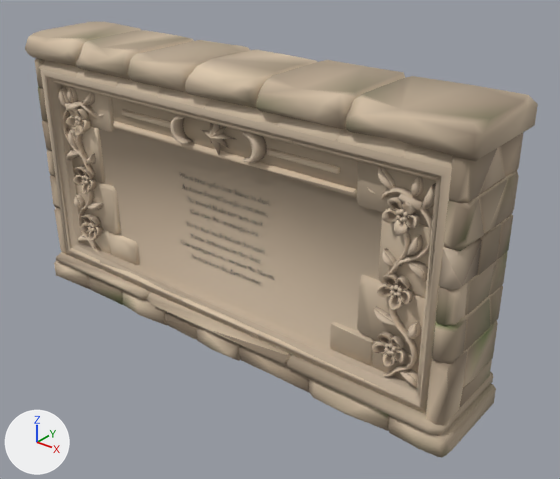
The glTF model world/assets/models/inscriptions/site3-wall-live.glb: old version first, new version second.
Both versions are drawn from a camera (50 mm lens) standing at (3.01, -3.39, 2.85) and looking at (0.24, 0.07, 0.71). The axes (+X, +Y, +Z) are drawn at lower left. The lights are the same throughout. The first picture is the older version. Vertices at exactly the same position are counted once.

Names of what the first picture shows: 'Monument_site3'.
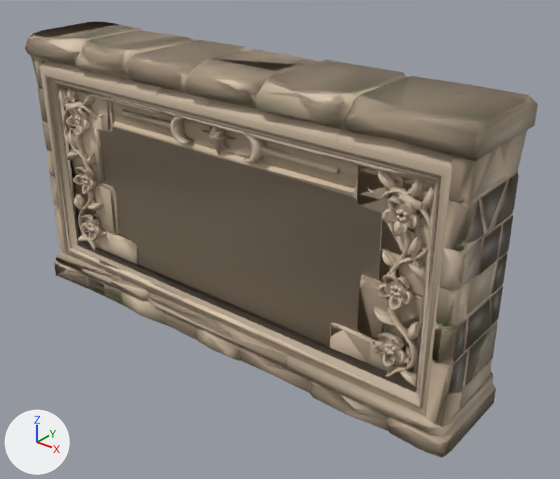
Where the change shows, as pixel boxes (x1, y1, x2, y2) in the pictures (560 x 479 px):
'lod_near', added (brown)
    after: (30, 47, 518, 445)
'lod_far', added
    after: (31, 29, 527, 436)
part 1 of me_monument_site3_mesh, deleted
    before: (180, 172, 274, 283)
part 2 of me_monument_site3_mesh, recoloured (beige to brown)
    both: (25, 22, 538, 458)

The change, as a diff of the scene's bpy script:
```diff
--- a/world/assets/models/inscriptions/site3-wall-live.glb.py
+++ b/world/assets/models/inscriptions/site3-wall-live.glb.py
@@ mat_defaultmaterial @@
+mat_defaultmaterial = bpy.data.materials.new('DefaultMaterial')
+mat_defaultmaterial.use_nodes = True; mat_defaultmaterial.node_tree.nodes.clear()
+_N = mat_defaultmaterial.node_tree.nodes; _L = mat_defaultmaterial.node_tree.links
+n0 = _N.new('ShaderNodeOutputMaterial'); n0.name = 'Material Output'
+n1 = _N.new('ShaderNodeBsdfPrincipled'); n1.name = 'Principled BSDF'
+n2 = _N.new('ShaderNodeVertexColor'); n2.name = 'Color Attribute'
+_L.new(n1.outputs[0], n0.inputs[0])  # 'BSDF' to 'Surface'
+_L.new(n2.outputs[0], n1.inputs[0])  # 'Color' to 'Base Color'
@@ mat_defaultmaterial_002 @@
+mat_defaultmaterial_002 = bpy.data.materials.new('DefaultMaterial.002')
+mat_defaultmaterial_002.use_nodes = True; mat_defaultmaterial_002.node_tree.nodes.clear()
+_N = mat_defaultmaterial_002.node_tree.nodes; _L = mat_defaultmaterial_002.node_tree.links
+n0 = _N.new('ShaderNodeOutputMaterial'); n0.name = 'Material Output'
+n1 = _N.new('ShaderNodeBsdfPrincipled'); n1.name = 'Principled BSDF'
+n2 = _N.new('ShaderNodeVertexColor'); n2.name = 'Color Attribute'
+_L.new(n1.outputs[0], n0.inputs[0])  # 'BSDF' to 'Surface'
+_L.new(n2.outputs[0], n1.inputs[0])  # 'Color' to 'Base Color'
@@ mat_defaultmaterial_001 @@
+mat_defaultmaterial_001 = bpy.data.materials.new('DefaultMaterial.001')
+mat_defaultmaterial_001.use_nodes = True; mat_defaultmaterial_001.node_tree.nodes.clear()
+_N = mat_defaultmaterial_001.node_tree.nodes; _L = mat_defaultmaterial_001.node_tree.links
+n0 = _N.new('ShaderNodeOutputMaterial'); n0.name = 'Material Output'
+n1 = _N.new('ShaderNodeBsdfPrincipled'); n1.name = 'Principled BSDF'
+n2 = _N.new('ShaderNodeVertexColor'); n2.name = 'Color Attribute'
+_L.new(n1.outputs[0], n0.inputs[0])  # 'BSDF' to 'Surface'
+_L.new(n2.outputs[0], n1.inputs[0])  # 'Color' to 'Base Color'
@@ me_monument_site3_mesh @@
-me_monument_site3_mesh.from_pydata(...)  # 34863 vertices, 49098 faces; spans x -1.67..1.67, y -0.34..0.34, z -0.04..1.83
+me_monument_site3_mesh.from_pydata(...)  # 20026 vertices, 34728 faces; spans x -1.67..1.67, y -0.34..0.34, z -0.04..1.83
+# me_monument_site3_mesh part 1: 448 loose pieces with 14822 vertices, spanning x -0.4..0.4, y -0.18, z 0.5..1.09, are deleted
+# me_monument_site3_mesh part 2: 33862 faces spanning x -1.67..1.67, y -0.34..0.34, z -0.04..1.83 switch from mat_mat_monument_vertexbaked to mat_defaultmaterial
+# other edits to the shape of me_monument_site3_mesh do not show in these pictures
@@ ob_lod_far @@
+ob_lod_far = bpy.data.objects.new('lod_far', me_lod_far_mesh)  # 1271 vertices, 2829 faces; spans x -1.67..1.67, y -0.34..0.34, z -0.04..1.83
+ob_lod_far.location = (0.0, 0.0, 0.0)
@@ ob_lod_near @@
+ob_lod_near = bpy.data.objects.new('lod_near', me_lod_near_mesh)  # 3153 vertices, 6972 faces; spans x -1.67..1.67, y -0.34..0.34, z -0.04..1.83
+ob_lod_near.location = (0.0, 0.0, 0.0)
```
